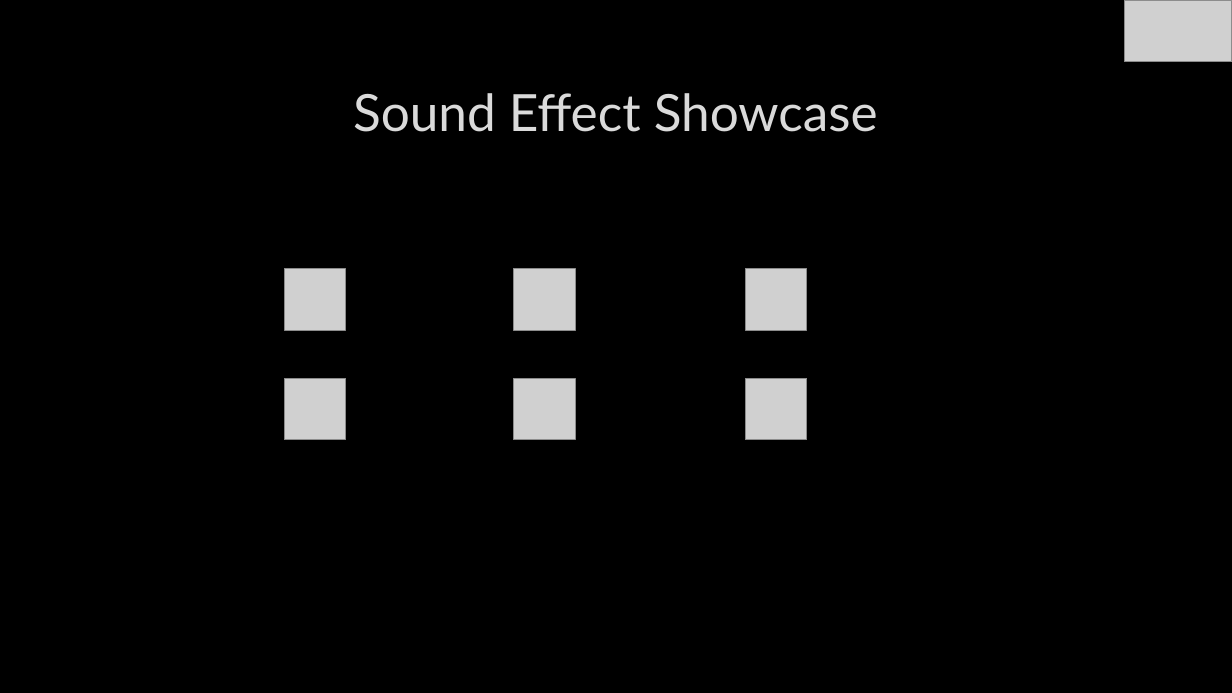
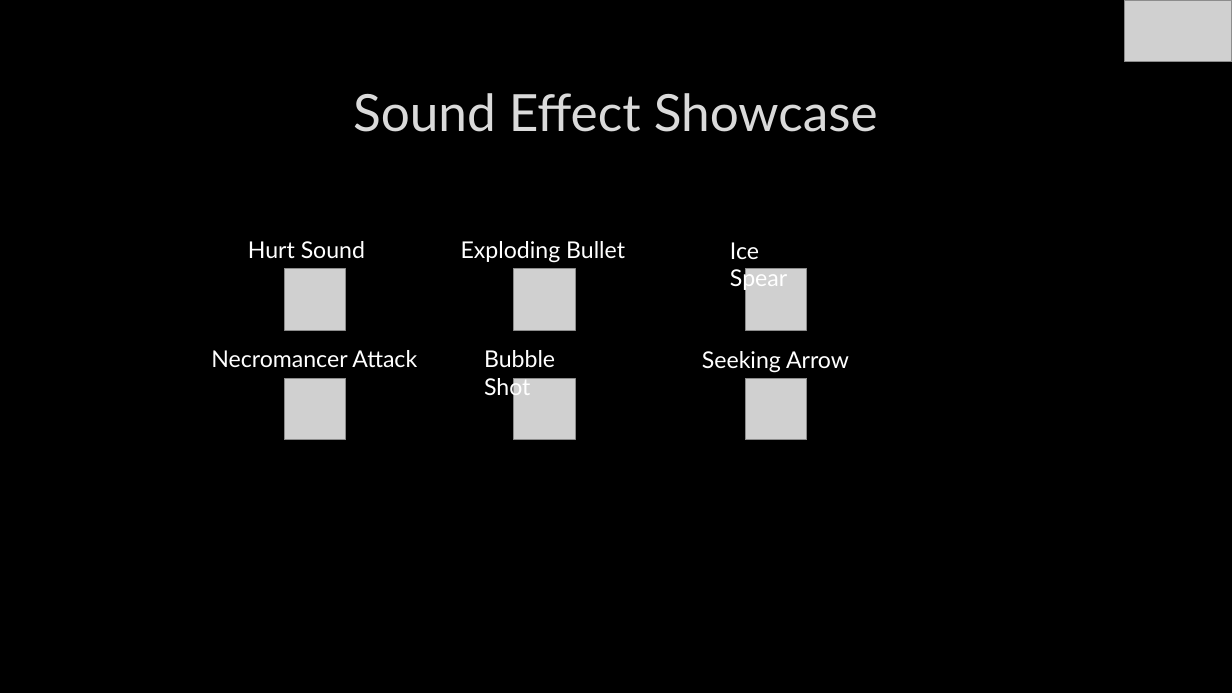
Before and after one commit to EliAnonymouse17/GDAfinal, a slide deck: slide 7 of Documentation/PresentationAlpha.pptx. Drawn at 1232x693 pixels with LibreOffice and Linux fonts; fonts in the diff are those of the drawing; grey boxes stand for pictures; background and template pictures are left out. Boxes give left, top, right and bottom in pixels: in the first picture for what was removed or moved away, otherwise in the second. Text is boxed around its words. In the diff, an @@ line names an element or a change of style, - is before the commit and + after.

Commit message:
Finnishing Youches

```diff
--- a/Documentation/PresentationAlpha.pptx
+++ b/Documentation/PresentationAlpha.pptx
@@ text added at [248, 241, 365, 259], 18 pt, text #FFFFFF @@
+Hurt Sound
@@ text added at [461, 241, 625, 263], 18 pt, text #FFFFFF @@
+Exploding Bullet
@@ text added at [730, 242, 787, 292], 18 pt, text #FFFFFF @@
+Ice Spear
@@ text added at [211, 350, 417, 367], 18 pt, text #FFFFFF @@
+Necromancer Attack
@@ text added at [484, 350, 555, 401], 18 pt, text #FFFFFF @@
+Bubble Shot
@@ text added at [702, 351, 849, 373], 18 pt, text #FFFFFF @@
+Seeking Arrow
```
